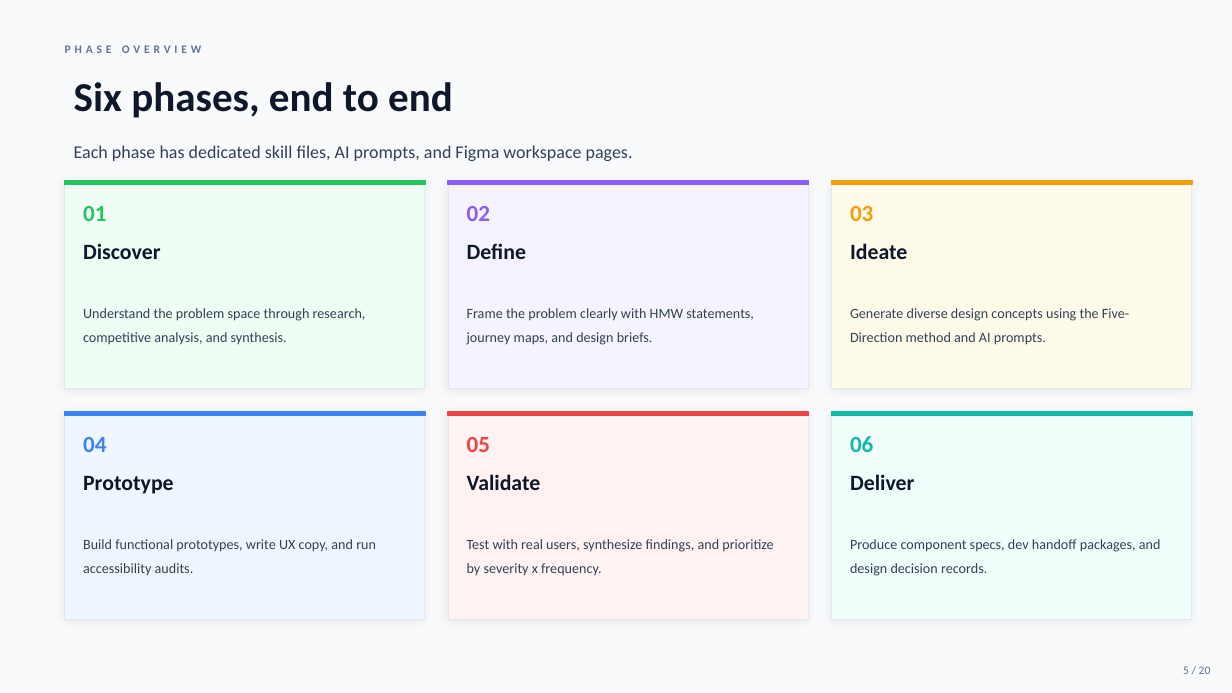
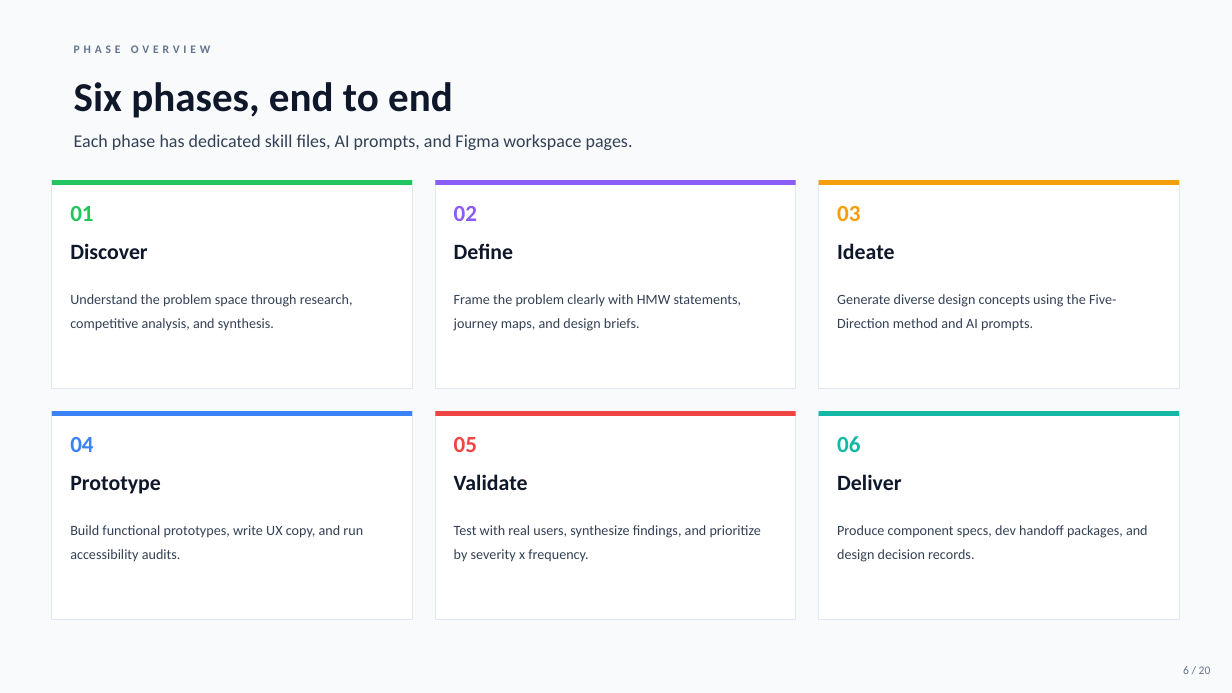
Before and after one commit to quinrobinson/agentic-product-design-framework, a slide deck: slide 6 of artifacts/onboarding-deck.pptx (slide 5 before the commit). Drawn at 1232x693 pixels with LibreOffice and Linux fonts; fonts in the diff are those of the drawing. Boxes give left, top, right and bottom in pixels: in the first picture for what was removed or moved away, otherwise in the second. Text is boxed around its words. In the diff, an @@ line names an element or a change of style, - is before the commit and + after.

```diff
--- a/artifacts/onboarding-deck.pptx
+++ b/artifacts/onboarding-deck.pptx
@@ text "PHASE OVERVIEW": place and size @@
-text "PHASE OVERVIEW" at (65, 45, 201, 53)
+text "PHASE OVERVIEW" at (74, 45, 210, 53)
@@ text "Each phase has dedicated skill ...": place and size @@
-text "Each phase has dedicated skill ..." at (74, 145, 633, 161)
+text "Each phase has dedicated skill ..." at (74, 134, 633, 150)
@@ rectangle at (52, 180, 412, 388): fill #F0FDF4 to #FFFFFF; shadow off @@
@@ rectangle at (52, 180, 412, 185): outline #22C55E 1 pt to none @@
@@ rectangle at (435, 180, 796, 388): fill #F5F3FF to #FFFFFF; shadow off @@
@@ rectangle at (435, 180, 796, 185): outline #8B5CF6 1 pt to none @@
@@ rectangle at (819, 180, 1179, 388): fill #FFFBEB to #FFFFFF; shadow off @@
@@ rectangle at (819, 180, 1179, 185): outline #F59E0B 1 pt to none @@
@@ text "Understand the problem space through ...": place and size @@
-text "Understand the problem space through ..." at (83, 308, 366, 345)
+text "Understand the problem space through ..." at (70, 294, 353, 331)
@@ vertical alignment middle to top in 6 elements at (837, 525, 1148, 562), (837, 294, 1116, 331), (70, 525, 363, 561), (454, 525, 761, 562), (70, 294, 353, 331), (454, 294, 742, 331) @@
@@ text "Frame the problem clearly with ...": place and size @@
-text "Frame the problem clearly with ..." at (467, 308, 754, 345)
+text "Frame the problem clearly with ..." at (454, 294, 742, 331)
@@ text "Generate diverse design concepts using ...": place and size @@
-text "Generate diverse design concepts using ..." at (850, 308, 1129, 345)
+text "Generate diverse design concepts using ..." at (837, 294, 1116, 331)
@@ rectangle at (52, 411, 412, 619): fill #EFF6FF to #FFFFFF; shadow off @@
@@ rectangle at (52, 411, 412, 416): outline #3B82F6 1 pt to none @@
@@ 12 texts, 12 rectangles: place and size @@
-12 texts, 12 rectangles at (65, 180, 1192, 619)
+12 texts, 12 rectangles at (52, 180, 1179, 619)
@@ rectangle at (435, 411, 796, 619): fill #FEF2F2 to #FFFFFF; shadow off @@
@@ rectangle at (435, 411, 796, 416): outline #EF4444 1 pt to none @@
@@ rectangle at (819, 411, 1179, 619): fill #F0FDFA to #FFFFFF; shadow off @@
@@ rectangle at (819, 411, 1179, 416): outline #14B8A6 1 pt to none @@
@@ text "Build functional prototypes, write UX ...": place and size @@
-text "Build functional prototypes, write UX ..." at (83, 539, 376, 575)
+text "Build functional prototypes, write UX ..." at (70, 525, 363, 561)
@@ text "Test with real users, synthesize ...": place and size @@
-text "Test with real users, synthesize ..." at (467, 539, 773, 576)
+text "Test with real users, synthesize ..." at (454, 525, 761, 562)
@@ text "Produce component specs, dev handoff ...": place and size @@
-text "Produce component specs, dev handoff ..." at (850, 539, 1161, 576)
+text "Produce component specs, dev handoff ..." at (837, 525, 1148, 562)
@@ text at (1183, 666, 1211, 674): text changed @@
-5 / 20
+6 / 20
```
Also in this commit, not shown: 19 other slides changed.
